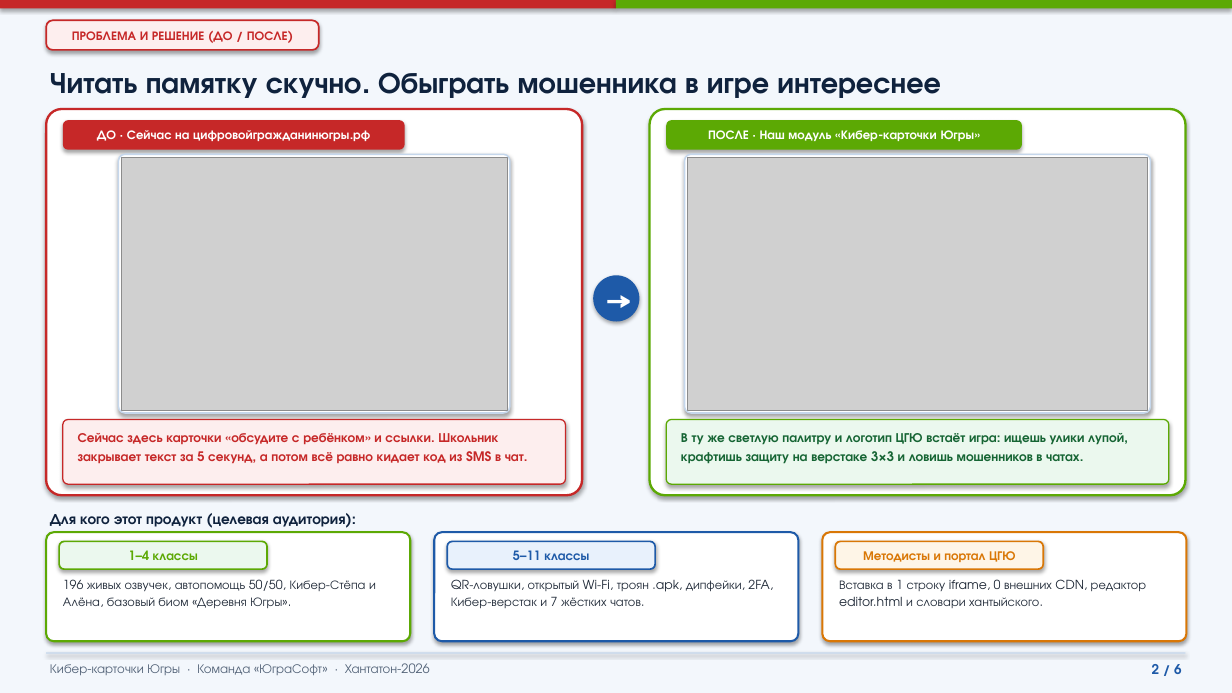
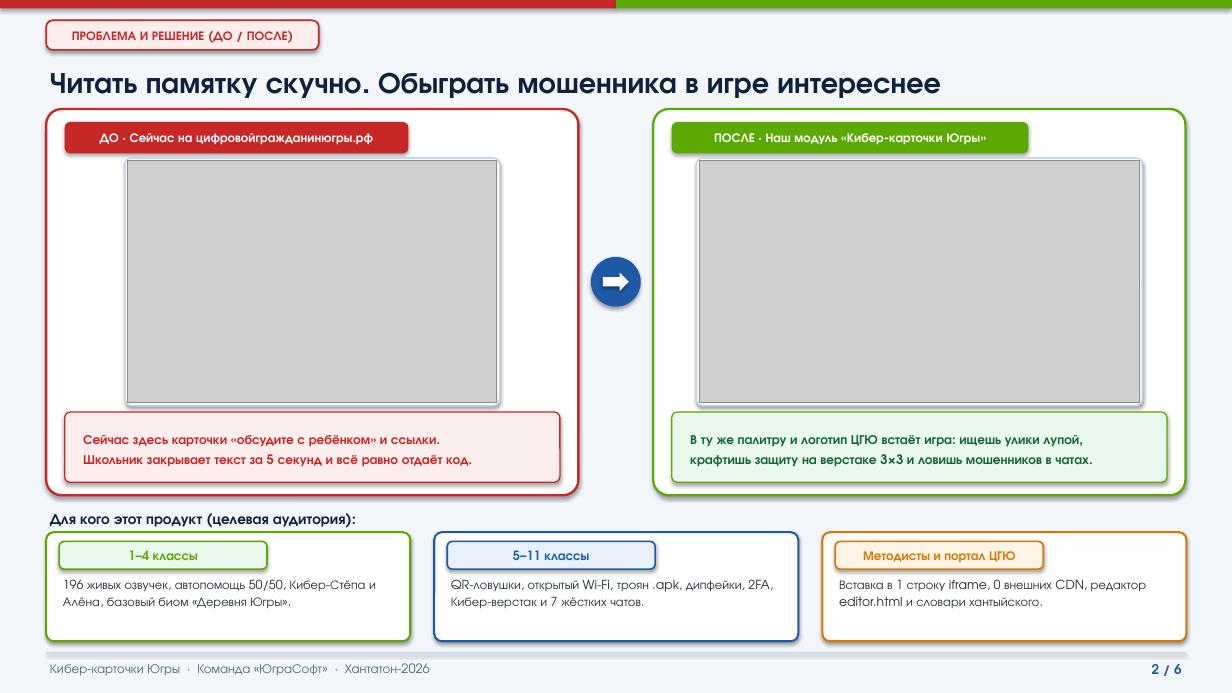
Before and after one commit to Frejixxx/yugrasoft-cybercards, a slide deck: slide 2 of Презентация_Кибер-карточки_Югры.pptx. Drawn at 1232x693 pixels with LibreOffice and Linux fonts; fonts in the diff are those of the drawing; grey boxes stand for pictures. Boxes give left, top, right and bottom in pixels: in the first picture for what was removed or moved away, otherwise in the second. Text is boxed around its words. In the diff, an @@ line names an element or a change of style, - is before the commit and + after.

```diff
--- a/Презентация_Кибер-карточки_Югры.pptx
+++ b/Презентация_Кибер-карточки_Югры.pptx
@@ rounded rectangle "ДО · Сейчас на цифровойгражданинюгры.рф": place and size @@
-rounded rectangle "ДО · Сейчас на цифровойгражданинюгры.рф" at <box>63,120,405,150</box>
+rounded rectangle "ДО · Сейчас на цифровойгражданинюгры.рф" at <box>65,122,409,153</box>
@@ rounded rectangle "ПОСЛЕ · Наш модуль «Кибер-карточки ...": place and size @@
-rounded rectangle "ПОСЛЕ · Наш модуль «Кибер-карточки ..." at <box>666,120,1022,150</box>
+rounded rectangle "ПОСЛЕ · Наш модуль «Кибер-карточки ..." at <box>672,122,1029,153</box>
@@ rounded rectangle: place and size @@
-rounded rectangle at <box>118,154,510,413</box>
+rounded rectangle at <box>125,158,499,406</box>
@@ picture: place and size @@
-picture at <box>121,157,507,410</box>
+picture at <box>128,161,496,403</box>
@@ rounded rectangle: place and size @@
-rounded rectangle at <box>685,154,1151,413</box>
+rounded rectangle at <box>697,158,1142,406</box>
@@ picture: place and size @@
-picture at <box>688,157,1148,410</box>
+picture at <box>700,161,1140,403</box>
@@ text in ellipse at <box>591,257,640,307</box>: text removed @@
-→
@@ ellipse: place and size @@
-ellipse at <box>593,275,640,322</box>
+ellipse at <box>591,257,640,307</box>
@@ ellipse at <box>591,257,640,307</box>: rounded rectangle to ellipse @@
@@ right arrow added at <box>604,273,629,291</box>, fill #FFFFFF @@
@@ rounded rectangle: place and size @@
-rounded rectangle at <box>63,420,566,484</box>
+rounded rectangle at <box>65,412,560,482</box>
@@ text "Сейчас здесь карточки «обсудите с ..." at <box>83,435,468,467</box>: vertical alignment top to middle @@
@@ rounded rectangle: place and size @@
-rounded rectangle at <box>666,420,1169,484</box>
+rounded rectangle at <box>672,412,1167,482</box>
@@ text "В ту же палитру и ..." at <box>690,435,1089,467</box>: vertical alignment top to middle @@
@@ text at <box>83,435,468,467</box>: text changed @@
-Сейчас здесь карточки «обсудите с ребёнком» и ссылки. Школьник закрывает текст за 5 секунд, а потом всё равно кидает код из SMS в чат.
+Сейчас здесь карточки «обсудите с ребёнком» и ссылки.
+Школьник закрывает текст за 5 секунд и всё равно отдаёт код.
@@ text at <box>690,435,1089,467</box>: text changed @@
-В ту же светлую палитру и логотип ЦГЮ встаёт игра: ищешь улики лупой, крафтишь защиту на верстаке 3×3 и ловишь мошенников в чатах.
+В ту же палитру и логотип ЦГЮ встаёт игра: ищешь улики лупой,
+крафтишь защиту на верстаке 3×3 и ловишь мошенников в чатах.
```
Also in this commit, not shown: 2 other slides changed, 1 other file.
